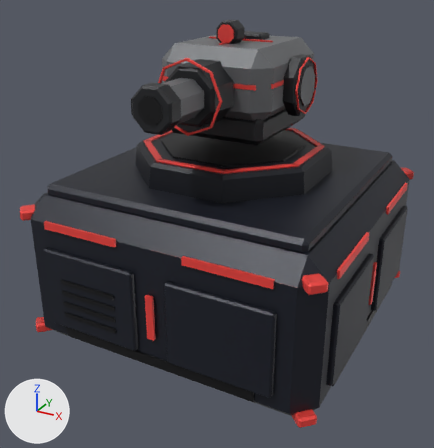
A saved change to the FBX model SpaceStation/Assets/_Project/Art/Models/Modules/SM_Turret.fbx.
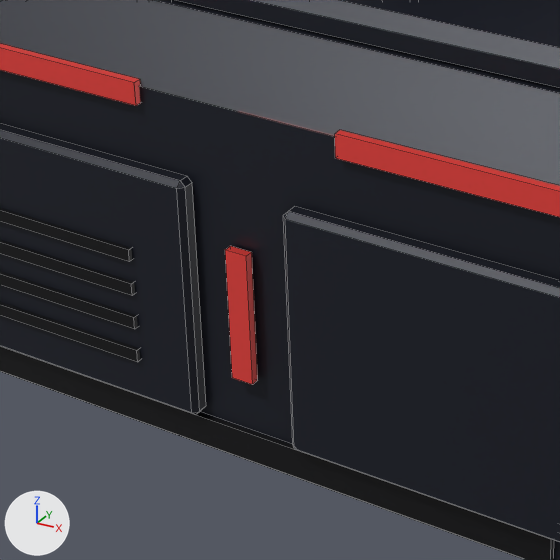
There are two pictures of each version: one whole from a 50 mm lens placed at (0.797, -1.546, 0.593), pointed at (-0.012, -0.074, -0.143), one close up on the part from 16% to 59% of the width and 47% to 89% of the height. Every picture has the same lights, and +X, +Y and +Z are marked at lower left. The last two pictures show the newer version. The close-ups show mesh edges as thin lines. Where no turn or scale is listed for an object, it has been applied to the vertices.

Objects in the first close-up: 'SMN_Turret'.
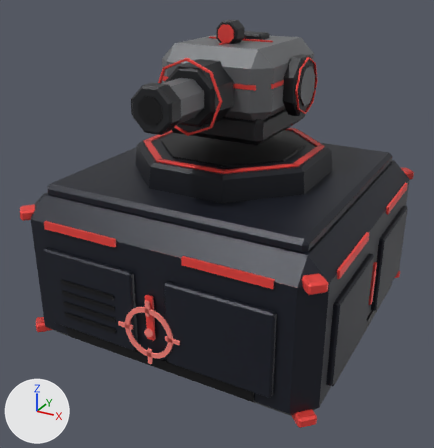
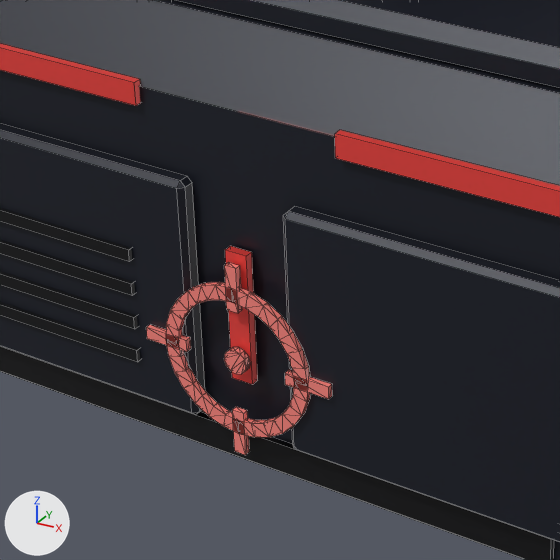
Changed parts and their boxes [x1, y1, x2, y2] in the close-ups (560 x 560 px):
'Emblem_Turret', added (pink): after [146, 262, 332, 455]

What the commit changed:
Material 'FX_FluorRed' (mat_fx_fluorred) is new.
Its base color is (1.0, 0.25, 0.22) (pink #ff8981).
Its roughness is 0.3.
Mesh me_emblem_turret is new.
It has 168 vertices, 428 faces and spans x -0.096..0.096, y -0.47..-0.464, z -0.396..-0.204.
It uses material mat_fx_fluorred (pink #ff8981).
Object 'Emblem_Turret' (ob_emblem_turret) is new; it shows me_emblem_turret.
Its location is (0.0, 0.0, 0.0).
